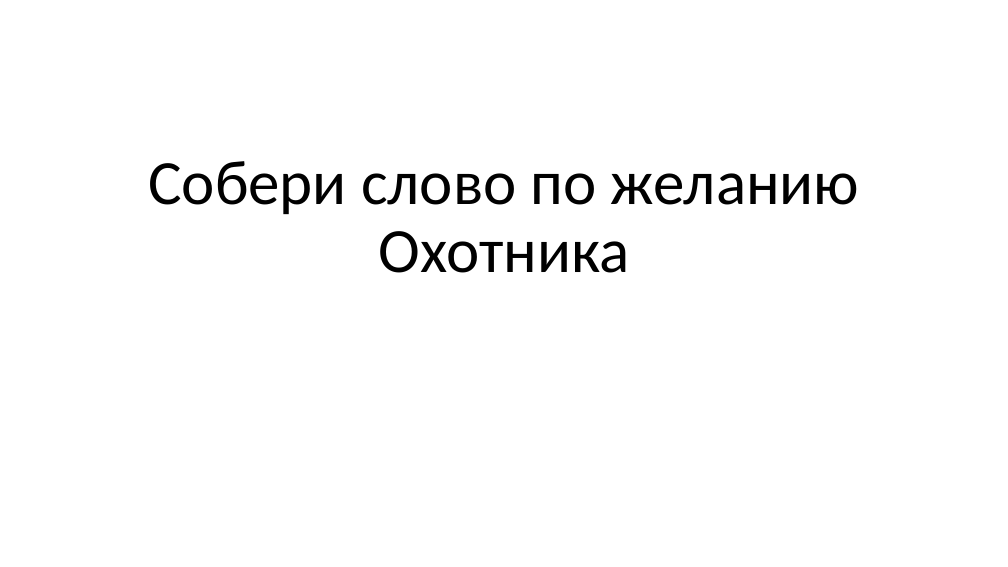
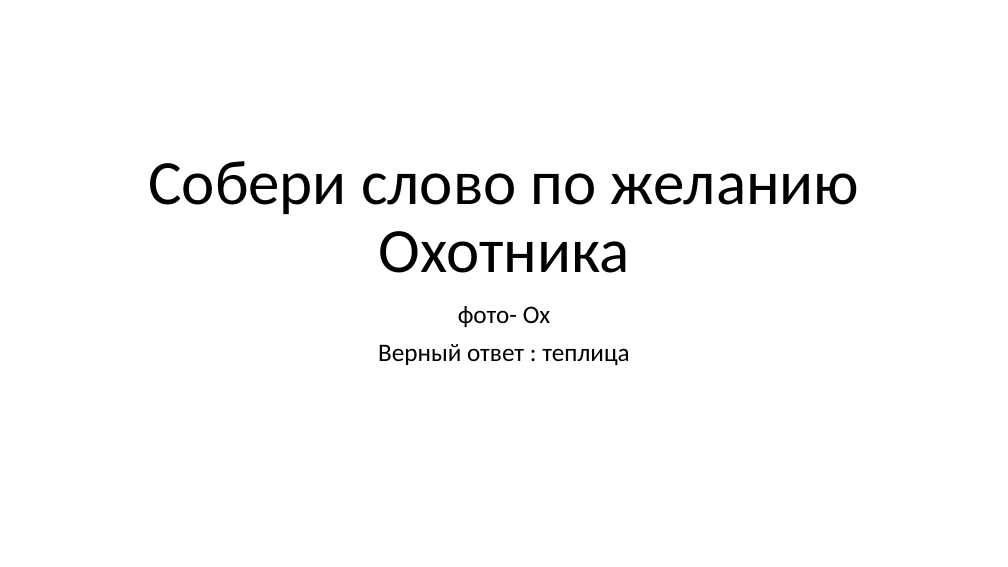
Before and after one commit to vvaassiihhaa/masha, a slide deck: slide 4 of КВЕСТ/Kvest 0504.pptx. Drawn at 1008x567 pixels with LibreOffice and Linux fonts; fonts in the diff are those of the drawing. Boxes give left, top, right and bottom in pixels: in the first picture for what was removed or moved away, otherwise in the second. Text is boxed around its words. In the diff, an @@ line names an element or a change of style, - is before the commit and + after.

```diff
--- a/КВЕСТ/Kvest 0504.pptx
+++ b/КВЕСТ/Kvest 0504.pptx
@@ subtitle added at <box>378,306,629,365</box>, 24 pt, text #000000 @@
+фото- Ox
+Верный ответ : теплица
```
Also in this commit, not shown: 1 other slide changed, 1 slide added, 7 other files.
